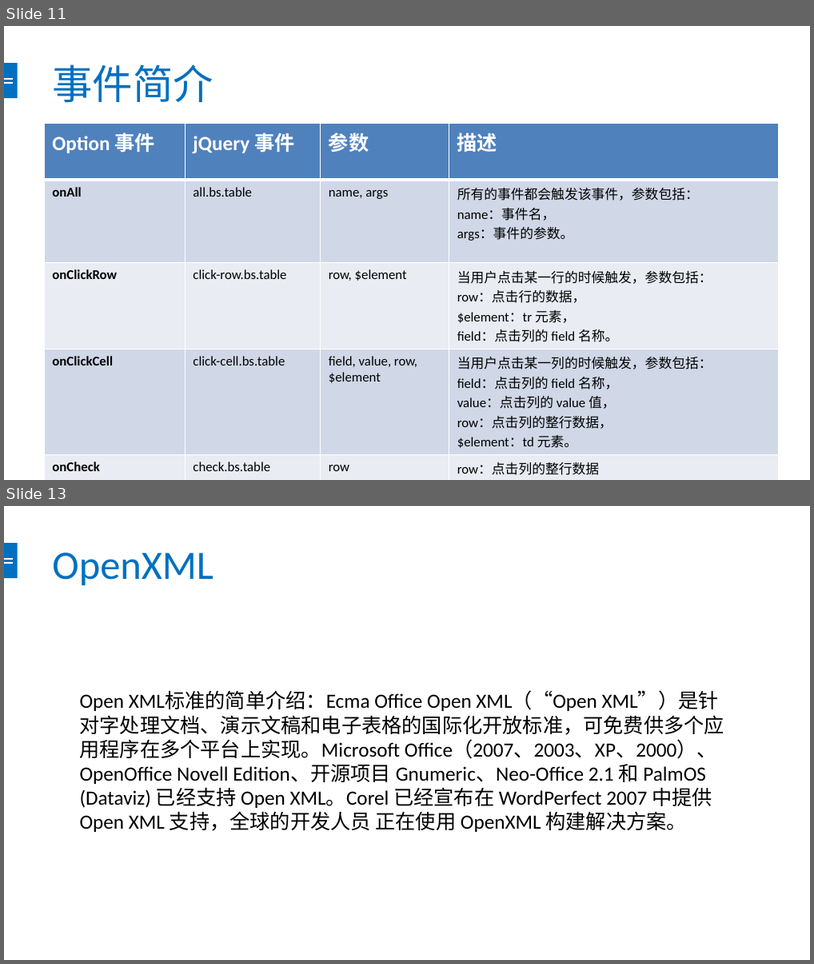
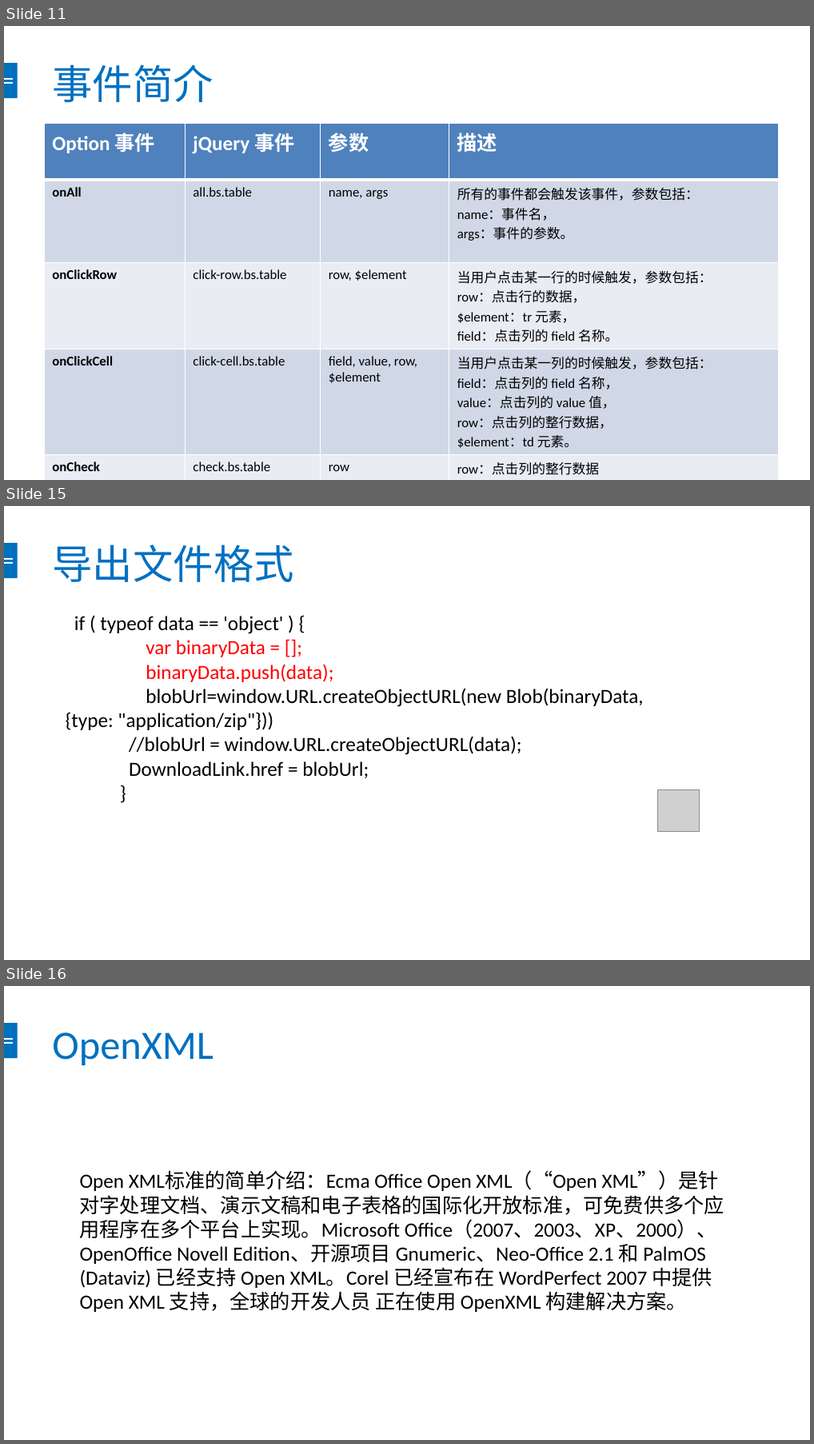
Before and after one commit to chendingguo/workspace, a slide deck: springboot-mybatis-master/bootstrap-table.pptx. Shown one above the other, each under a label of ours: slides 11 and 13 before the commit, slides 11, 15 and 16 after it; the slides between them are not shown. The pictures are 814x964 and 814x1444 pixels, drawn with LibreOffice and Linux fonts; fonts in the diff are those of the drawing; grey boxes stand for pictures. Boxes give left, top, right and bottom in pixels: in the first picture for what was removed or moved away, otherwise in the second. Text is boxed around its words. In the diff, an @@ line names an element or a change of style, - is before the commit and + after.

Commit message:
修改文件

```diff
--- a/springboot-mybatis-master/bootstrap-table.pptx
+++ b/springboot-mybatis-master/bootstrap-table.pptx
@@ slide 15 added at bbox=[4, 506, 810, 960], background #FFFFFF; not listed: 3 template elements that a slide beside it also shows @@
@@ title added at bbox=[52, 544, 294, 582], 36 pt, text #0070C0 @@
+导出文件格式
@@ text added at bbox=[66, 616, 644, 778], 18 pt, text #000000 @@
+if ( typeof data == 'object' ) {
+var binaryData = [];
+binaryData.push(data);
+blobUrl=window.URL.createObjectURL(new Blob(binaryData, {type: "application/zip"}))
+//blobUrl = window.URL.createObjectURL(data);
+DownloadLink.href = blobUrl;
+}
@@ picture added at bbox=[658, 790, 700, 832] @@
@@ what was slide 13 is now slide 16 @@
```
Also in this commit, not shown: 1 slide changed, 2 other slides added, 47 other files.
